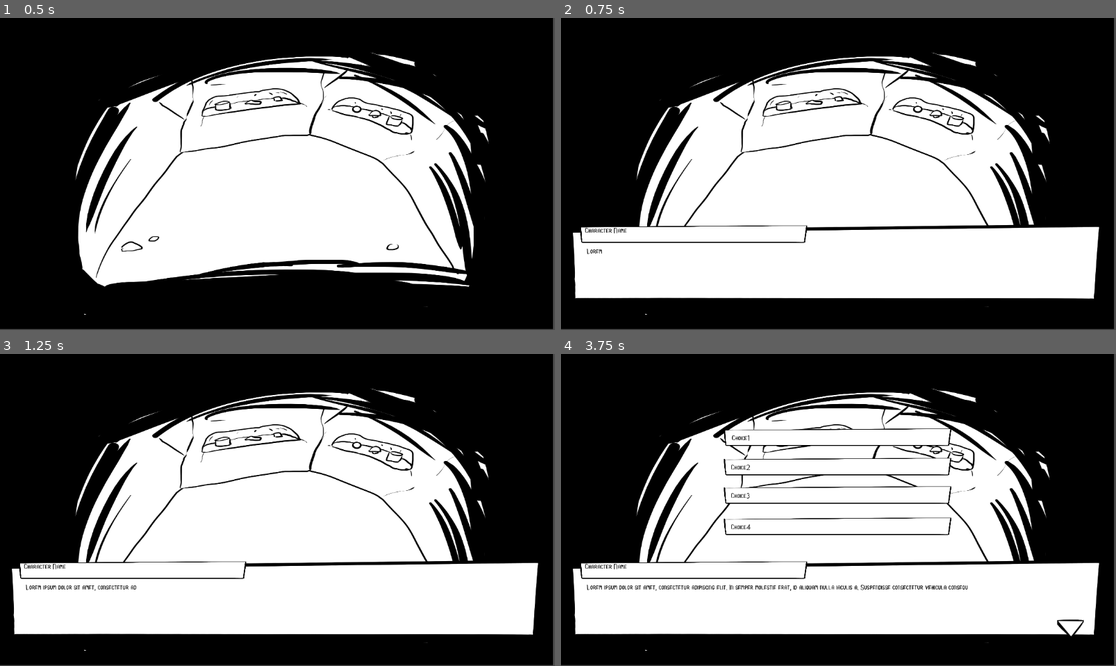
Above: before the commit, frames 1-4 (two rows, left to right).
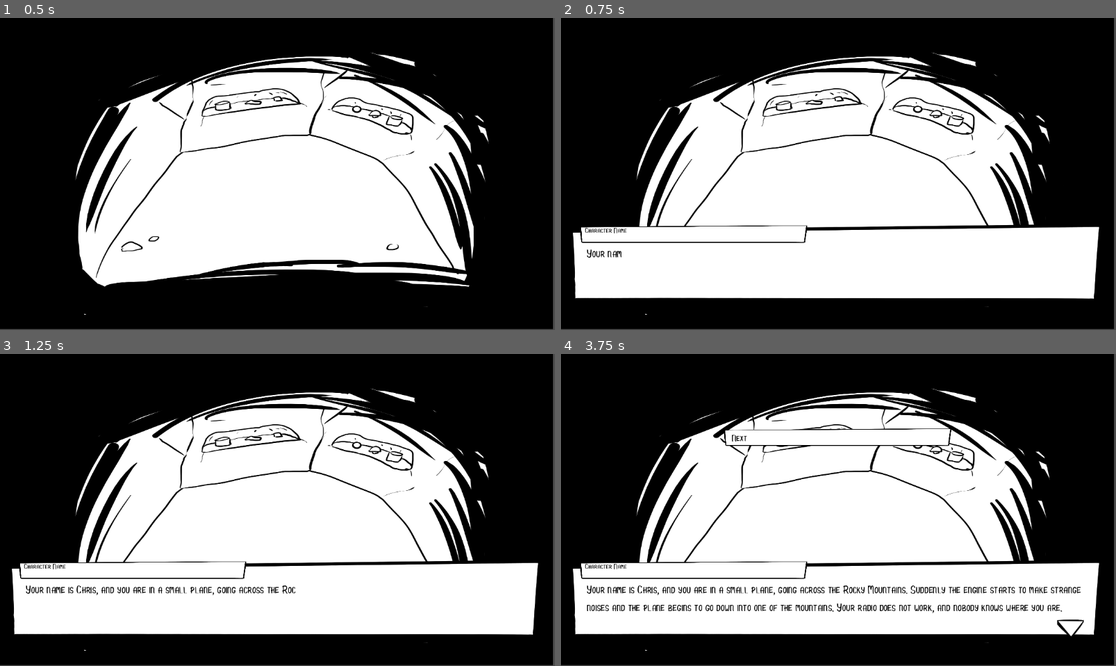
Above: after the commit, the same moments.

Repository: solomonlu/Godot-Survive-
Game: Godot game, scene res://scenes/Game.tscn
Two runs of this game, one before a commit and one after it. Both use one fixed random seed, a clock stepped at 60 frames per second and the inputs below.
Inputs (mouse positions are in pixels of both pictures, inside the frame that each line leads up to):
- Up to frame 1 (0.5 s): no input
- Up to frame 2 (0.75 s): tap Enter at 0.5 s; move the mouse to (960, 158) at 0.52 s; press the mouse at (960, 158) at 0.53 s
- Up to frame 3 (1.25 s): no input
- Up to frame 4 (3.75 s): move the mouse to (727, 525) at 1.27 s; release the mouse at (727, 525) at 1.28 s; tap E (interact) at 1.35, 2.85 s; tap Space at 2, 3.5 s; move the mouse to (894, 441) at 2.02 s; press the mouse at (894, 441) at 2.03 s; tap Enter at 2.75 s; move the mouse to (810, 572) at 2.77 s; release the mouse at (810, 572) at 2.78 s; move the mouse to (1005, 556) at 3.52 s; press the mouse at (1005, 556) at 3.53 s

Frame 1 is identical in both runs. In frame 2, 0.1% of the frame differs, in the area x 4-12%, y 73-77%; in frame 3, 0.7%; in frame 4, 3.8%, in the area x 4-94%, y 25-84%.

Commit message:
完成核心循环

Diff:
--- a/project.godot
+++ b/project.godot
@@ -18,6 +18,8 @@
 [autoload]
 
 Dialogs="*res://singletons/Dialogs.gd"
+GameState="*res://singletons/GameState.gd"
+ChoiceConfig="*res://singletons/ChoiceConfig.gd"
 
 [input]
 
--- a/scenes/Transition.tscn
+++ b/scenes/Transition.tscn
@@ -24,7 +24,7 @@
 }
 
 [node name="SceneTransitionRect" type="ColorRect"]
-modulate = Color(0, 0, 0, 1)
+modulate = Color(0, 0, 0, 0)
 anchors_preset = 15
 anchor_right = 1.0
 anchor_bottom = 1.0
--- a/scenes/UI/ChoiceBox.gd
+++ b/scenes/UI/ChoiceBox.gd
@@ -1,9 +1,28 @@
 extends CanvasLayer
+
+@onready var current_scene = ChoiceConfig.choices[GameState.current_scene]
 
 var _transition_rect : ColorRect
 
 # Called when the node enters the scene tree for the first time.
 func _ready():
+	$ChoiceBackground1.hide()
+	$ChoiceBackground2.hide()
+	$ChoiceBackground3.hide()
+	$ChoiceBackground4.hide()
+	if len(current_scene.choice) >= 1:
+		$ChoiceBackground1.show()
+		$ChoiceBackground1/ChoiceText1.text = current_scene.choice[0].content
+	if len(current_scene.choice) >= 2:
+		$ChoiceBackground2.show()
+		$ChoiceBackground2/ChoiceText2.text = current_scene.choice[1].content
+	if len(current_scene.choice) >= 3:
+		$ChoiceBackground3.show()
+		$ChoiceBackground3/ChoiceText3.text = current_scene.choice[2].content
+	if len(current_scene.choice) >= 4:
+		$ChoiceBackground4.show()
+		$ChoiceBackground4/ChoiceText4.text = current_scene.choice[3].content
+
 	_transition_rect = preload("res://scenes/Transition.tscn").instantiate()
 	add_child(_transition_rect)
 	hide()
@@ -19,23 +38,27 @@
 
 func _on_choice_text_1_pressed():
 	print("choice 1 pressed")
+	GameState.current_scene = current_scene.choice[0].next
 	_transition_rect.do_transition()
 	pass # Replace with function body.
 
 
 func _on_choice_text_2_pressed():
 	print("choice 2 pressed")
+	GameState.current_scene = current_scene.choice[1].next
 	_transition_rect.do_transition()
 	pass # Replace with function body.
 
 
 func _on_choice_text_3_pressed():
 	print("choice 3 pressed")
+	GameState.current_scene = current_scene.choice[2].next
 	_transition_rect.do_transition()
 	pass # Replace with function body.
 
 
 func _on_choice_text_4_pressed():
 	print("choice 4 pressed")
+	GameState.current_scene = current_scene.choice[3].next
 	_transition_rect.do_transition()
 	pass # Replace with function body.
--- a/scenes/UI/ChoiceBox.tscn
+++ b/scenes/UI/ChoiceBox.tscn
@@ -49,6 +49,7 @@
 theme_override_colors/icon_focus_color = Color(0, 0, 0, 1)
 theme_override_colors/icon_disabled_color = Color(0, 0, 0, 1)
 theme_override_fonts/font = ExtResource("2_kdwmn")
+theme_override_font_sizes/font_size = 20
 text = "Choice1"
 flat = true
 alignment = 0
@@ -96,6 +97,7 @@
 theme_override_colors/icon_focus_color = Color(0, 0, 0, 1)
 theme_override_colors/icon_disabled_color = Color(0, 0, 0, 1)
 theme_override_fonts/font = ExtResource("2_kdwmn")
+theme_override_font_sizes/font_size = 20
 text = "Choice2"
 flat = true
 alignment = 0
@@ -143,6 +145,7 @@
 theme_override_colors/icon_focus_color = Color(0, 0, 0, 1)
 theme_override_colors/icon_disabled_color = Color(0, 0, 0, 1)
 theme_override_fonts/font = ExtResource("2_kdwmn")
+theme_override_font_sizes/font_size = 20
 text = "Choice3"
 flat = true
 alignment = 0
@@ -190,6 +193,7 @@
 theme_override_colors/icon_focus_color = Color(0, 0, 0, 1)
 theme_override_colors/icon_disabled_color = Color(0, 0, 0, 1)
 theme_override_fonts/font = ExtResource("2_kdwmn")
+theme_override_font_sizes/font_size = 20
 text = "Choice4"
 flat = true
 alignment = 0
--- a/scenes/UI/DialogBox.gd
+++ b/scenes/UI/DialogBox.gd
@@ -8,7 +8,7 @@
 """
 
 @onready var dialog_text = $dialog_text
-
+@onready var current_scene = ChoiceConfig.choices[GameState.current_scene]
 # warning-ignore:unused_signal
 signal dialog_started
 # warning-ignore:unused_signal
@@ -18,6 +18,7 @@
 
 func _ready():
 	Dialogs.dialog_box = self
+	$dialog_text.text = current_scene.content
 	hide()
 
 func show_dialog():
--- a/scenes/UI/DialogBox.tscn
+++ b/scenes/UI/DialogBox.tscn
@@ -145,40 +145,40 @@
 tracks/0/type = "value"
 tracks/0/imported = false
 tracks/0/enabled = true
-tracks/0/path = NodePath("dialog_text:visible_characters")
-tracks/0/interp = 1
-tracks/0/loop_wrap = true
-tracks/0/keys = {
-"times": PackedFloat32Array(0, 2),
-"transitions": PackedFloat32Array(1, 1),
-"update": 0,
-"values": [0, 150]
-}
-tracks/1/type = "value"
+tracks/0/path = NodePath("next_dialog_arrow:visible")
+tracks/0/interp = 1
+tracks/0/loop_wrap = true
+tracks/0/keys = {
+"times": PackedFloat32Array(0, 0.0001),
+"transitions": PackedFloat32Array(1, 1),
+"update": 1,
+"values": [false, false]
+}
+tracks/1/type = "method"
 tracks/1/imported = false
 tracks/1/enabled = true
-tracks/1/path = NodePath("next_dialog_arrow:visible")
+tracks/1/path = NodePath(".")
 tracks/1/interp = 1
 tracks/1/loop_wrap = true
 tracks/1/keys = {
-"times": PackedFloat32Array(0),
-"transitions": PackedFloat32Array(1),
-"update": 1,
-"values": [false]
-}
-tracks/2/type = "method"
+"times": PackedFloat32Array(2),
+"transitions": PackedFloat32Array(1),
+"values": [{
+"args": ["dialog_ended"],
+"method": &"emit_signal"
+}]
+}
+tracks/2/type = "value"
 tracks/2/imported = false
 tracks/2/enabled = true
-tracks/2/path = NodePath(".")
+tracks/2/path = NodePath("dialog_text:visible_ratio")
 tracks/2/interp = 1
 tracks/2/loop_wrap = true
 tracks/2/keys = {
-"times": PackedFloat32Array(2),
-"transitions": PackedFloat32Array(1),
-"values": [{
-"args": ["dialog_ended"],
-"method": &"emit_signal"
-}]
+"times": PackedFloat32Array(0, 2),
+"transitions": PackedFloat32Array(1, 1),
+"update": 0,
+"values": [0.0, 1.0]
 }
 
 [sub_resource type="Animation" id="4"]
@@ -194,18 +194,6 @@
 "transitions": PackedFloat32Array(1, 1),
 "update": 1,
 "values": [true, false]
-}
-tracks/1/type = "value"
-tracks/1/imported = false
-tracks/1/enabled = true
-tracks/1/path = NodePath("dialog_text:visible_characters")
-tracks/1/interp = 1
-tracks/1/loop_wrap = true
-tracks/1/keys = {
-"times": PackedFloat32Array(0),
-"transitions": PackedFloat32Array(1),
-"update": 1,
-"values": [150]
 }
 
 [sub_resource type="AnimationLibrary" id="AnimationLibrary_hmxn6"]
@@ -238,13 +226,14 @@
 offset_bottom = -38.0
 theme_override_colors/font_color = Color(0, 0, 0, 1)
 theme_override_fonts/font = ExtResource("3_uh0h8")
+theme_override_font_sizes/font_size = 24
 text = "Lorem ipsum dolor sit amet, consectetur adipiscing elit. In semper molestie erat, id aliquam nulla iaculis a. S …(342 unchanged characters)…
+autowrap_mode = 2
 clip_text = true
-visible_characters = 0
-visible_ratio = 0.0
+visible_characters = 150
+visible_ratio = 0.331858
 
 [node name="next_dialog_arrow" type="TextureRect" parent="."]
-visible = false
 layout_mode = 0
 anchor_left = 1.0
 anchor_top = 1.0
--- /dev/null
+++ b/singletons/ChoiceConfig.gd
@@ -0,0 +1,468 @@
+extends Node2D
+
+var choices = {
+	1:{
+		content = "Your name is Chris, and you are in a small plane, going across the Rocky Mountains. Suddenly the engine starts to make strange noises and the plane begins to go down into one of the mountains. Your radio does not work, and nobody knows where you are.",
+		choice = [
+			{
+				content = "Next",
+				next = 20
+			}
+		]
+	},
+	2:{
+		content = "You walk for about twenty minutes, wearing the coat and carrying the whisky and the map. The snow is deep and you are very cold.",
+		choice = [
+			{
+				content = "You go back to the plane and get some different things.",
+				next = 29
+			},
+			{
+				content = "You want to get warm and you drink the whisky.",
+				next = 34
+			}
+		]
+	},
+	3:{
+		content = "You go back to sleep.You don't hear the helicopter again.The next day you walk down the river again.",
+		choice = [
+			{
+				content = "Next",
+				next = 21
+			}
+		]
+	},
+	4:{
+		content = "You walk back out of the tunnel and into the rocky valley.",
+		choice = [
+			{
+				content = "Next",
+				next = 16
+			}
+		]
+	},
+	5:{
+		content = "You eat the fruit.It isn't very good,but you're very hungry so you eat a lot.You take some with you.you can eat it later.",
+		choice = [
+			{
+				content = "Next",
+				next = 10
+			}
+		]
+	},
+	6:{
+		content = "You walk for about twenty minutes, wearing the coat and carrying the bananas and cigarette lighter. The snow is deep and you are very cold. You go into the trees and light a fire.",
+		choice = [
+			{
+				content = "Next",
+				next = 36
+			}
+		]
+	},
+	7:{
+		content = "It's evening again, but because of the fish you are not hungry. You make a small house under the trees. You wake up early in the morning. There's a helicopter in the sky. You can see it, but it can't see you because of the trees, and it is going away.",
+		choice = [
+			{
+				content = "You run after the helicopter.",
+				next = 31
+			},
+			{
+				content = "You go back to sleep.",
+				next = 3
+			},
+			{
+				content = "You build a big fire.",
+				next = 35
+			},
+			{
+				content = "You shout at the helicopter and wave your arms.",
+				next = 37
+			}
+		]
+	},
+	8:{
+		content = "You are a long way down the valley, and it is nearly night again. You make a fire in the trees and eat the bananas. The next morning you are very hungry. You must find something to eat. In the snow you see the tracks of an animal. Perhaps you can kill and eat this animal.",
+		choice = [
+			{
+				content = "You walk after the tracks.",
+				next = 39
+			},
+			{
+				content = "You are afraid of big animals. Perhaps the animal is dangerous. You walk down the mountain.",
+				next = 17
+			}
+		]
+	},
+	9:{
+		content = "You walk for a few minutes,carrying the bananas,the cigarette lighter and the map.But it is very cold.",
+		choice = [
+			{
+				content = "You go back to the plane and get some different things.",
+				next = 29
+			},
+			{
+				content = "You go back to the plane and get some different whisky.",
+				next = 34
+			}
+		]
+	},
+	10:{
+		content = "It is now afternoon. You begin to feel very ill. Perhaps the fruit is poisonous. You sit down in the snow. You cannot walk. You sit in the snow and get colder and colder.",
+		choice = [
+			{
+				content = "Next",
+				next = 1
+			}
+		]
+	},
+	11:{
+		content = "You turn to the right and plane hits the trees.",
+		choice = [
+			{
+				content = "Next",
+				next = 1
+			}
+		]
+	},
+	12:{
+		content = "You walk across the lake.After a few minutes,you go through the ice,and you fall into the icy water.",
+		choice = [
+			{
+				content = "Next",
+				next = 1
+			}
+		]
+	},
+	13:{
+		content = "You walk for a few minutes,carrying the whisky,the cigarette lighter and the bananas.You are very cold.",
+		choice = [
+			{
+				content = "You drink the whisky.",
+				next = 34
+			},
+			{
+				content = "You go back to the plane,leave the whisky and take the coat.",
+				next = 6
+			}
+		]
+	},
+	14:{
+		content = "There is ice over the river, but there are holes in it. You see that there are fish in the river. Perhaps you can catch a fish and eat it.",
+		choice = [
+			{
+				content = "You try and catch a fish through the ice.",
+				next = 26
+			},
+			{
+				content = "Finshing in the river si very dangerous. You walk on.",
+				next = 21
+			}
+		]
+	},
+	15:{
+		content = "You turn to the left because you want to land on the snow.The plane goes into the snow and stops.You are safe,but you are at the top of a mountain and it is very cold.And it is evening",
+		choice = [
+			{
+				content = "You stay in the plane.",
+				next = 24
+			},
+			{
+				content = "You go down the mountain.",
+				next = 29
+			}
+		]
+	},
+	16:{
+		content = "It is very difficult to go past the rocks in the valley.After a few minutes you are very tired.",
+		choice = [
+			{
+				content = "You go on down the valley.",
+				next = 8
+			},
+			{
+				content = "You go back up the valley and into the tunnel.",
+				next = 33
+			}
+		]
+	},
+	17:{
+		content = "You walk through the trees down the mountain.You are very hungry.You see some strange fruit on one of the trees.",
+		choice = [
+			{
+				content = "You eat the fruit.",
+				next = 5
+			},
+			{
+				content = "You don't eat the fruit.",
+				next = 23
+			}
+		]
+	},
+	18:{
+		content = "You walk carefully onto the lake.After a few hundred metres,the ice begins to move under your feet.",
+		choice = [
+			{
+				content = "You go on across the lake.",
+				next = 12
+			},
+			{
+				content = "You go back and walk around the lake.",
+				next = 28
+			}
+		]
+	},
+	19:{
+		content = "You make another fire. After about two hours you hear the helicopter again. This time it sees the smoke and lands on the snow near you. You are safe. You fly to the hospital where you can rest and eat.",
+		choice = [
+			{
+				content = "Next",
+				next = 1
+			}
+		]
+	},
+	20:{
+		content = "You are going down very fast into the mountain but you can turn the plane to the left or the right.To the right there are some trees.To the left there is deep snow.",
+		choice = [
+			{
+				content = "You turn to the right.",
+				next = 11
+			},
+			{
+				content = "You turn to the left.",
+				next = 15
+			}
+		]
+	},
+	21:{
+		content = "You walk on down the river. You are now very hungry. You must eat something. There is fruit on the trees, of fish in the river.",
+		choice = [
+			{
+				content = "You try and catch a fish.",
+				next = 26
+			},
+			{
+				content = "You eat some fruit.",
+				next = 5
+			}
+		]
+	},
+	22:{
+		content = "The rope breaks.",
+		choice = [
+			{
+				content = "Next",
+				next = 1
+			}
+		]
+	},
+	23:{
+		content = "You continue through the snow. There is nothing to eat, but you can make fires, and there is snow to drink. Sunddenly you come to an ice lake.",
+		choice = [
+			{
+				content = "You walk across the lake. It's quicker, and you must find something to eat.",
+				next = 18
+			},
+			{
+				content = "You walk around the lake. You can look for a river.",
+				next = 28
+			}
+		]
+	},
+	24:{
+		content = "You stay in the plane. But it is very cold. Do you really want to die?",
+		choice = [
+			{
+				content = "Next",
+				next = 29
+			}
+		]
+	},
+	25:{
+		content = "You stay in the plane for four days. You see and hear nothing. You must go down the mountain.",
+		choice = [
+			{
+				content = "Next",
+				next = 27
+			}
+		]
+	},
+	26:{
+		content = "You fish for about twenty minutes.Finally you catch one.You catch more.You are now very cold,so you make a fire and cook and eat a fish.It's very good.",
+		choice = [
+			{
+				content = "Next",
+				next = 7
+			}
+		]
+	},
+	27:{
+		content = "You go down the mountain.After a few minutes you see a tunnel in front of you.There is a small valley to you left with a lot of rocks in it.",
+		choice = [
+			{
+				content = "You go down the valley.",
+				next = 16
+			},
+			{
+				content = "You go into the tunnel.",
+				next = 33
+			}
+		]
+	},
+	28:{
+		content = "You walk around the lake. After about five kilometres you find a river. The water is going out of the lake and down a valley.",
+		choice = [
+			{
+				content = "You go on around the lake.",
+				next = 38
+			},
+			{
+				content = "You walk down the river.",
+				next = 14
+			}
+		]
+	},
+	29:{
+		content = "You want to go down the mountain.There are some things in the plane.You can take some of them with you.What do you take?",
+		choice = [
+			{
+				content = "The coat,the whisky,and the map.",
+				next = 2
+			},
+			{
+				content = "The coat,the bananas,and the cigarette lighter.",
+				next = 6
+			},
+			{
+				content = "The bananas,the cigarette lighter,and the map.",
+				next = 9
+			},
+			{
+				content = "The whisky,the cigarette lighter,and the bananas.",
+				next = 13
+			}
+		]
+	},
+	31:{
+		content = "You run after the helicopter but it is going very fast.You have to go up the mountain,and you walk all day in the deep snow,but you don't see the helicopter again.",
+		choice = [
+			{
+				content = "Next",
+				next = 23
+			}
+		]
+	},
+	30:{
+		content = "The smoke goes up into the sky all day.But you don't see the helicopter.You wait all day.The next morning you wake up early again.",
+		choice = [
+			{
+				content = "You build another fire.",
+				next = 19
+			},
+			{
+				content = "You walk down the river.",
+				next = 21
+			}
+		]
+	},
+	32:{
+		content = "You stay near the plane. You sit by the fire and watch the sky for two days. Nothing happens.",
+		choice = [
+			{
+				content = "You stay near the plane.",
+				next = 25
+			},
+			{
+				content = "You try and go down the mountain.",
+				next = 27
+			}
+		]
+	},
+	33:{
+		content = "You walk into the tunnel.It's very dark.You see a lamp and you light it.",
+		choice = [
+			{
+				content = "Next",
+				next = 40
+			}
+		]
+	},
+	34:{
+		content = "You want to get warm, so you drink the whisky. But you don't get warm, you just feel tired, very tired.",
+		choice = [
+			{
+				content = "Next",
+				next = 1
+			}
+		]
+	},
+	35:{
+		content = "You build a big fire. There is a lot of smoke. You watch it go up into the sky.",
+		choice = [
+			{
+				content = "Next",
+				next = 30
+			}
+		]
+	},
+	36:{
+		content = "You sit all night in the trees in front of your fire.It is cold,but you have a good fire.You can sleep a little.You need to think about what you can do in the morning.",
+		choice = [
+			{
+				content = "You stay near the plane with a fire.",
+				next = 32
+			},
+			{
+				content = "You go down the mountain.",
+				next = 27
+			}
+		]
+	},
+	37:{
+		content = "You shout at the helicopter and wave your arms. The helicopter turns and comes back for a minute. Then it starts to go up the mountain.",
+		choice = [
+			{
+				content = "You run after the helicopter.",
+				next = 31
+			},
+			{
+				content = "You go back to sleep.",
+				next = 3
+			},
+			{
+				content = "You build a big fire.",
+				next = 35
+			}
+		]
+	},
+	38:{
+		content = "You walk all round the lake.You are very tired and you don't find anything to eat.You must go to down the river.",
+		choice = [
+			{
+				content = "Next",
+				next = 14
+			}
+		]
+	},
+	39:{
+		content = "You walk in the tracks for a long way through the trees. They go behind a big tree. You look behind the tree and you see a very big bear. You don't think you can eat this. You walk quietly away.",
+		choice = [
+			{
+				content = "Next",
+				next = 17
+			}
+		]
+	},
+	40:{
+		content = "You walk down into the mountain for about ten minutes.You come to a big hole in the ground.There is an old rope in the hole",
+		choice = [
+			{
+				content = "You go down the rope.",
+				next = 22
+			},
+			{
+				content = "You go back up the tunnel.",
+				next = 4
+			}
+		]
+	},
+}
--- /dev/null
+++ b/singletons/GameState.gd
@@ -0,0 +1,3 @@
+extends Node2D
+
+var current_scene = 1
